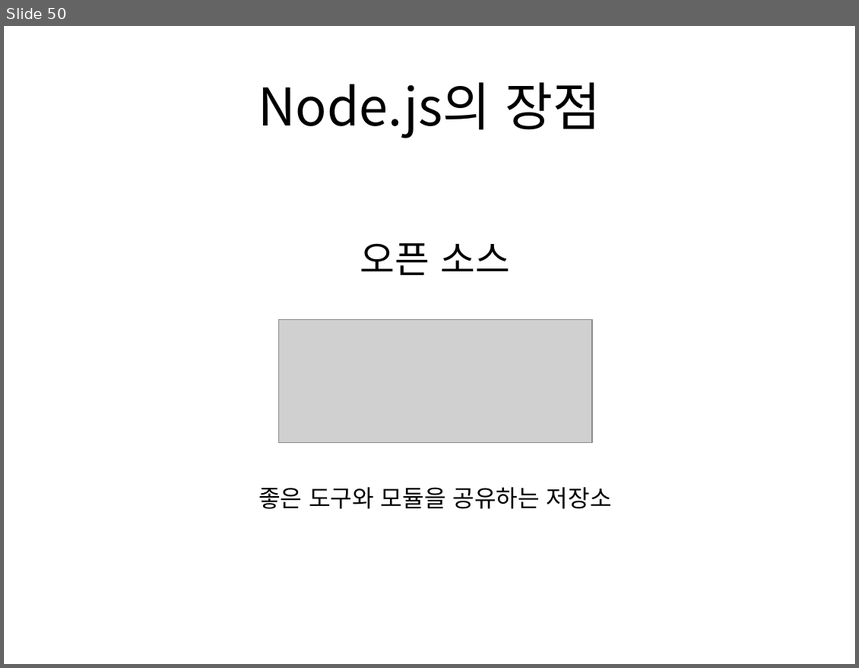
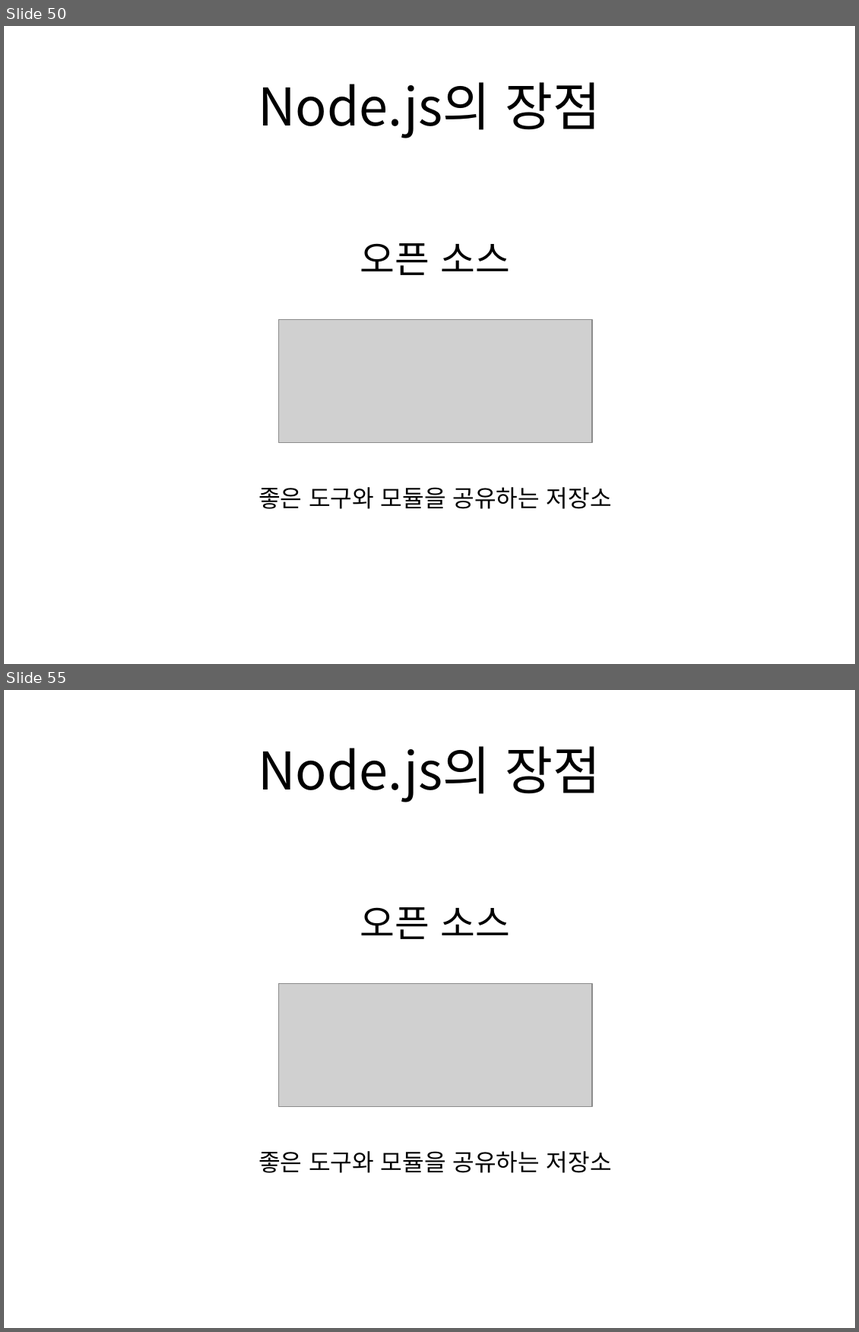
Before and after one commit to momo1108/csl, a slide deck: Algorithm/발표2.pptx. Shown one above the other, each under a label of ours: slide 50 before the commit, slides 50 and 55 after it; the slides between them are not shown. The pictures are 859x668 and 859x1332 pixels, drawn with LibreOffice and Linux fonts; fonts in the diff are those of the drawing; grey boxes stand for pictures. Boxes give left, top, right and bottom in pixels: in the first picture for what was removed or moved away, otherwise in the second. Text is boxed around its words. In the diff, an @@ line names an element or a change of style, - is before the commit and + after.

```diff
--- a/Algorithm/발표2.pptx
+++ b/Algorithm/발표2.pptx
@@ slide 55 added at bbox=[4, 690, 855, 1328], background #FFFFFF @@
@@ title added at bbox=[258, 746, 601, 802], 44 pt, text #000000 @@
+Node.js의 장점
@@ text added at bbox=[360, 907, 511, 939], 32 pt, text #000000 @@
+오픈 소스
@@ picture added at bbox=[278, 983, 592, 1107] @@
@@ text added at bbox=[259, 1151, 612, 1173], 20 pt, text #000000 @@
+좋은 도구와 모듈을 공유하는 저장소
```
Also in this commit, not shown: 3 slides changed, 2 other slides added.
